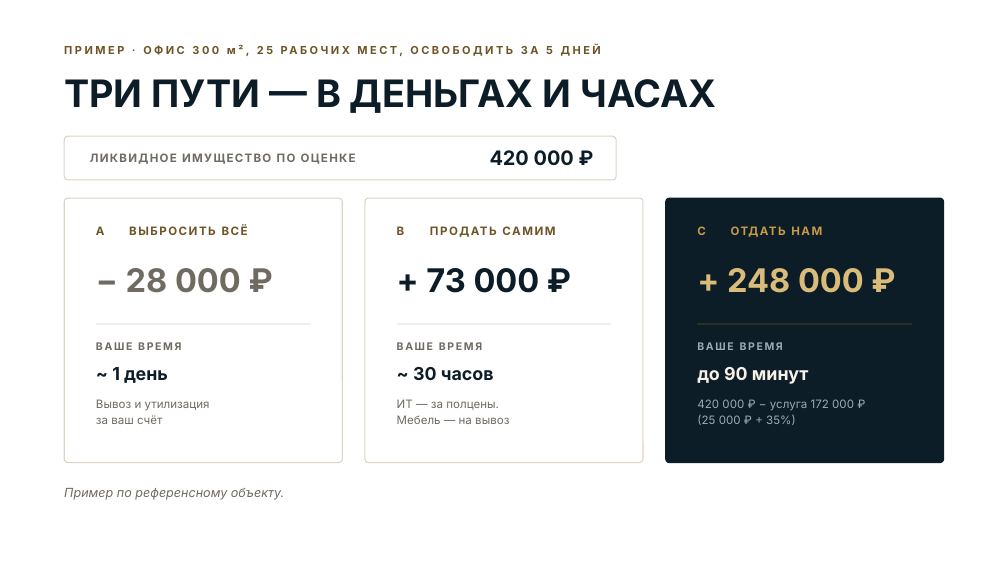
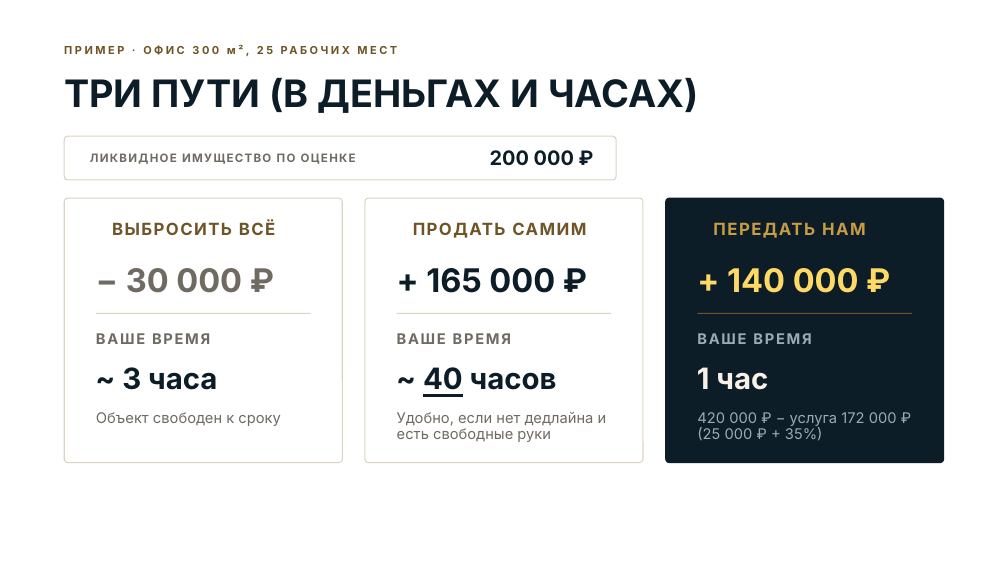
Before and after one commit to olegm1441-del/mysteryslavic-2026-07-19_16-47-00, a slide deck: slide 4 of presentations/office-client/Продай_за_меня_ОФИСЫ_клиентская.pptx. Drawn at 1008x567 pixels with LibreOffice and Linux fonts; fonts in the diff are those of the drawing; background and template pictures are left out. Boxes give left, top, right and bottom in pixels: in the first picture for what was removed or moved away, otherwise in the second. Text is boxed around its words. In the diff, an @@ line names an element or a change of style, - is before the commit and + after.

```diff
--- a/presentations/office-client/Продай_за_меня_ОФИСЫ_клиентская.pptx
+++ b/presentations/office-client/Продай_за_меня_ОФИСЫ_клиентская.pptx
@@ text at bbox=[64, 77, 699, 113]: text changed @@
-ТРИ ПУТИ — В ДЕНЬГАХ И ЧАСАХ
+ТРИ ПУТИ (В ДЕНЬГАХ И ЧАСАХ)
@@ text at bbox=[490, 150, 574, 165]: text changed @@
-420 000 ₽
+200 000 ₽
@@ text removed at bbox=[96, 226, 105, 235] @@
-A
@@ text "ВЫБРОСИТЬ ВСЁ": place and size @@
-text "ВЫБРОСИТЬ ВСЁ" at bbox=[129, 225, 248, 235]
+text "ВЫБРОСИТЬ ВСЁ" at bbox=[112, 222, 276, 235]
@@ text "ВЫБРОСИТЬ ВСЁ" at bbox=[112, 222, 276, 235]: size 11 to 16 pt @@
@@ text removed at bbox=[397, 226, 405, 235] @@
-B
@@ text "ПРОДАТЬ САМИМ": place and size @@
-text "ПРОДАТЬ САМИМ" at bbox=[430, 224, 612, 243]
+text "ПРОДАТЬ САМИМ" at bbox=[413, 222, 586, 238]
@@ text "ПРОДАТЬ САМИМ" at bbox=[413, 222, 586, 238]: size 11 to 16 pt @@
@@ text removed at bbox=[697, 226, 706, 235] @@
-C
@@ text at bbox=[713, 223, 866, 238]: text changed; size 11 to 16 pt @@
-ОТДАТЬ НАМ
+ПЕРЕДАТЬ НАМ
@@ text at bbox=[126, 268, 242, 293]: text changed @@
-− 28 000 ₽
+− 30 000 ₽
@@ text at bbox=[426, 268, 555, 293]: text changed @@
-+ 73 000 ₽
++ 165 000 ₽
@@ text at bbox=[727, 268, 859, 293]: text changed; text colour #D9BC7A to #FFD966 @@
-+ 248 000 ₽
++ 140 000 ₽
@@ 3 texts, 3 rectangles: place and size @@
-3 texts, 3 rectangles at bbox=[96, 324, 913, 350]
+3 texts, 3 rectangles at bbox=[96, 313, 913, 344]
@@ size 10 to 14 pt in 3 elements at bbox=[96, 333, 210, 344], bbox=[397, 333, 511, 344], bbox=[697, 333, 811, 344] @@
@@ text at bbox=[122, 367, 217, 390]: text changed; size 17 to 28 pt @@
-~ 1 день
+~ 3 часа
@@ text at bbox=[423, 367, 557, 396]: text changed; size 17 to 28 pt @@
-~ 30 часов
+~ 40 часов
@@ text at bbox=[697, 367, 768, 390]: text changed; size 17 to 28 pt @@
-до 90 минут
+1 час
@@ text at bbox=[96, 412, 280, 426]: text changed; size 11 to 14 pt @@
-Вывоз и утилизация
-за ваш счёт
+Объект свободен к сроку
@@ text at bbox=[397, 412, 607, 442]: text changed; size 11 to 14 pt @@
-ИТ — за полцены.
-Мебель — на вывоз
+Удобно, если нет дедлайна и есть свободные руки
@@ text "420 000 ₽ − услуга ...": place and size @@
-text "420 000 ₽ − услуга ..." at bbox=[697, 399, 854, 425]
+text "420 000 ₽ − услуга ..." at bbox=[697, 412, 897, 441]
@@ text "420 000 ₽ − услуга ..." at bbox=[697, 412, 897, 441]: size 11 to 14 pt @@
@@ text removed at bbox=[64, 488, 284, 500] @@
-Пример по референсному объекту.
```
Also in this commit, not shown: 6 other slides changed, 2 slides removed, 5 other files.
